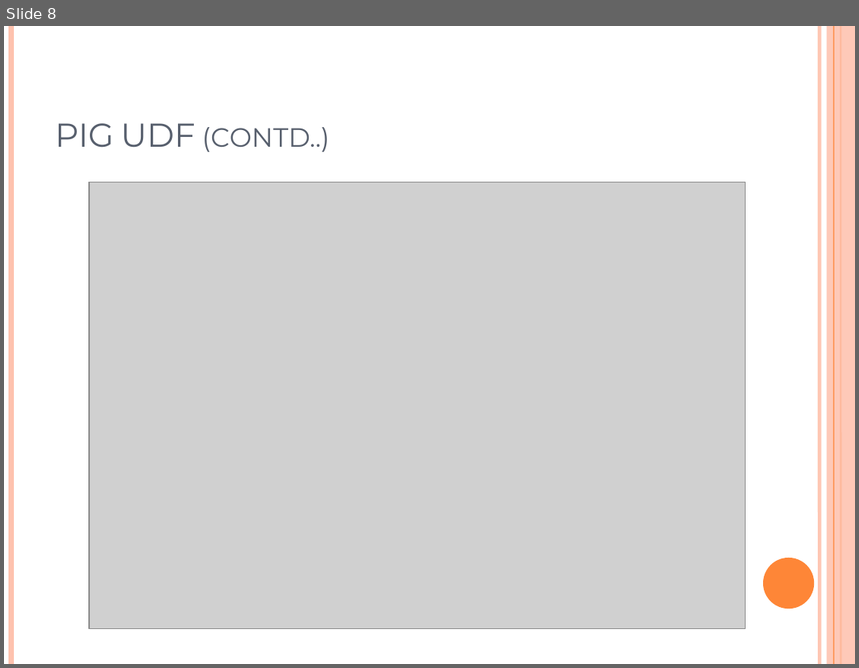
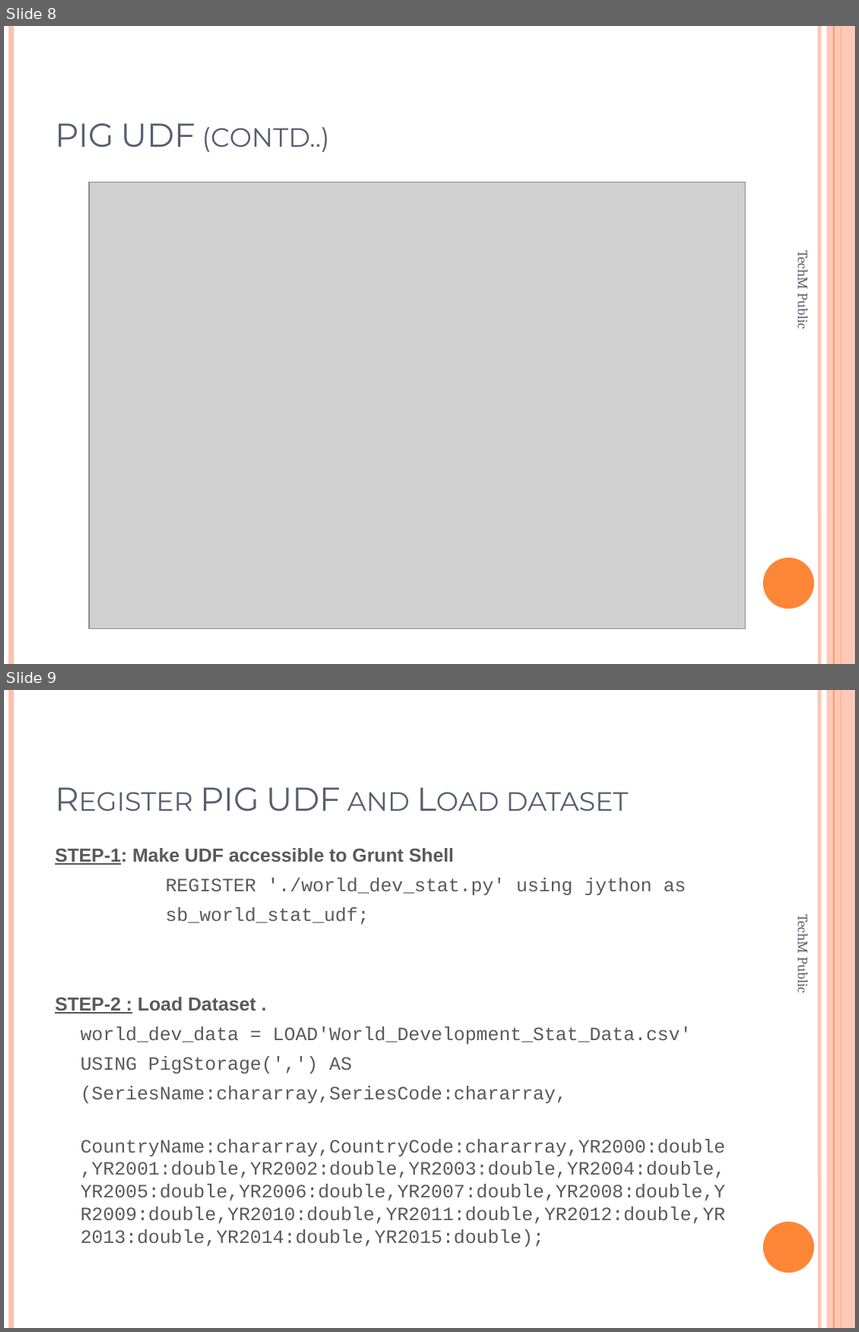
Before and after one commit to Shubhro27/Case-Studies, a slide deck: Analyzing_World_Data_using PIG.pptx. Shown one above the other, each under a label of ours: slide 8 before the commit, slides 8 and 9 after it. The pictures are 859x668 and 859x1332 pixels, drawn with LibreOffice and Linux fonts; fonts in the diff are those of the drawing; grey boxes stand for pictures. Boxes give left, top, right and bottom in pixels: in the first picture for what was removed or moved away, otherwise in the second. Text is boxed around its words. In the diff, an @@ line names an element or a change of style, - is before the commit and + after.

```diff
--- a/Analyzing_World_Data_using PIG.pptx
+++ b/Analyzing_World_Data_using PIG.pptx
@@ slide 9 added at <box>4,690,855,1328</box>, background #FFFFFF; not listed: 6 template elements that a slide beside it also shows @@
@@ title added at <box>200,787,629,812</box>, 28 pt, text #575F6D, small capitals @@
+Register PIG UDF and Load dataset
@@ text added at <box>55,848,726,1247</box>, 16 pt, text #595959 @@
+STEP-1: Make UDF accessible to Grunt Shell
+REGISTER './world_dev_stat.py' using jython as
+sb_world_stat_udf;
+STEP-2 : Load Dataset .
+world_dev_data = LOAD'World_Development_Stat_Data.csv'
+USING PigStorage(',') AS
+(SeriesName:chararray,SeriesCode:chararray,
+CountryName:chararray,CountryCode:chararray,YR2000:double,YR2001:double,YR2002:double,YR2003:double,YR2004:double,YR2005:double,YR2006:double,YR2007:double,YR2008:double,YR2009:double,YR2010:double,YR2011:double,YR2012:double,YR2013:double,YR2014:double,YR2015:double);
@@ text added at <box>794,918,813,992</box>, 12 pt, text #575F6D @@
+TechM Public
@@ slide 8 changed as well @@
@@ text added at <box>794,254,813,328</box>, 12 pt, text #575F6D @@
+TechM Public
```
Also in this commit, not shown: 14 other slides changed, 34 other slides added, 7 slides removed.
